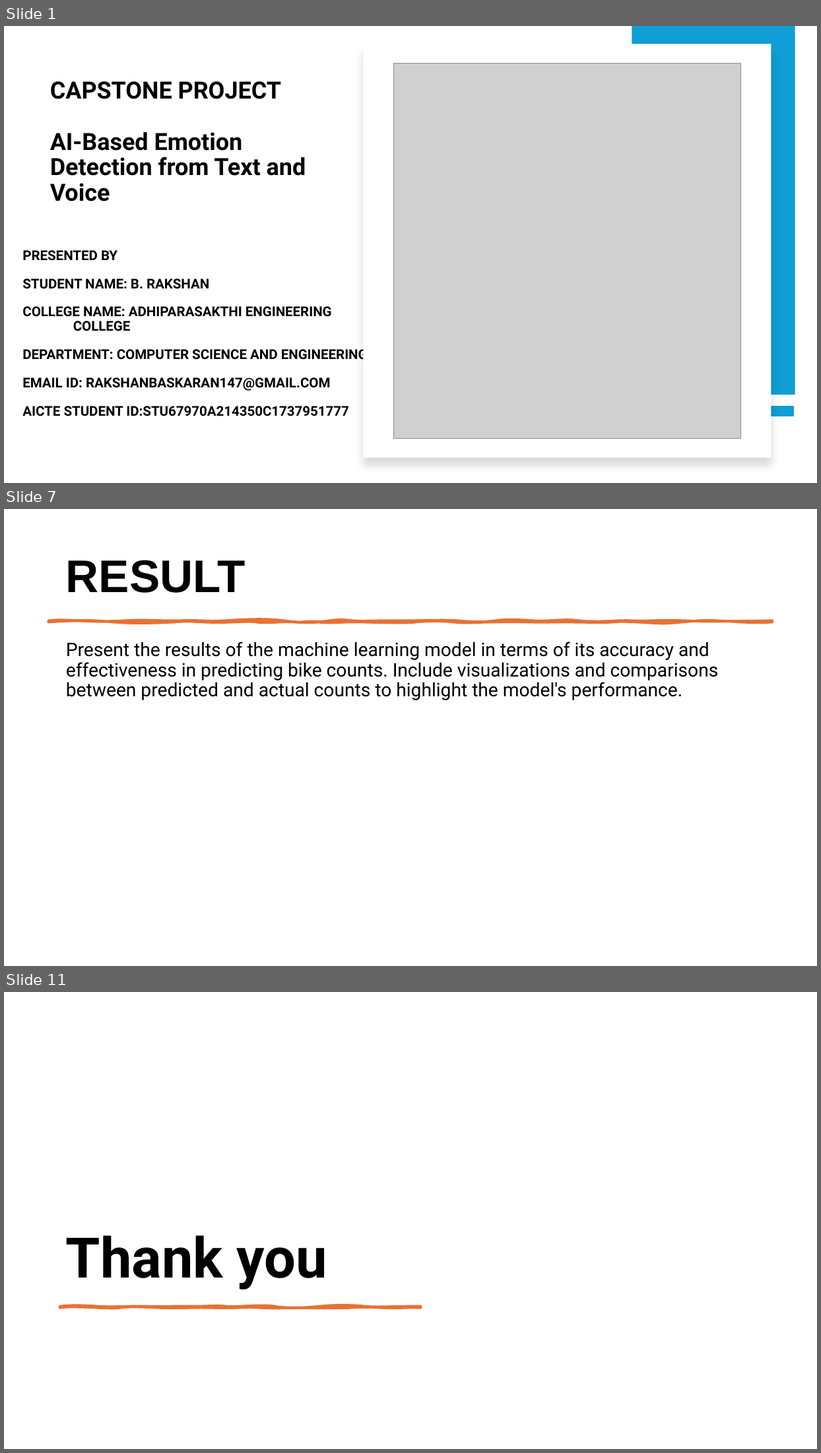
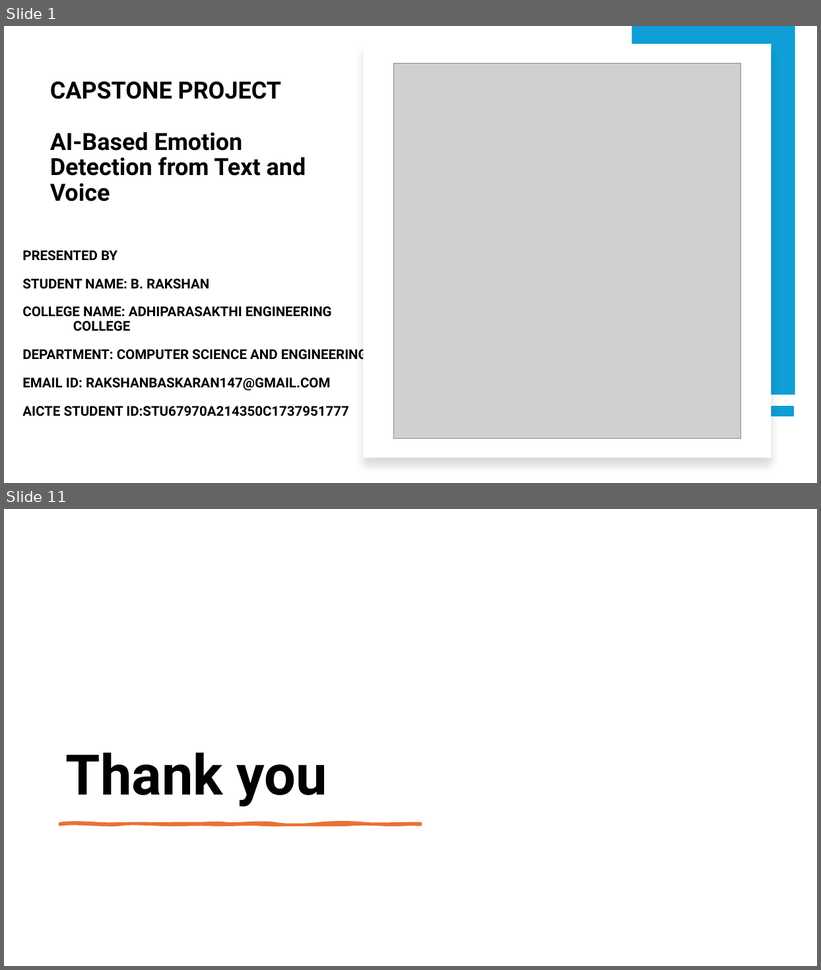
Before and after one commit to Rakshan1407/Edunet_Project, a slide deck: Project_ML.pptx. Shown one above the other, each under a label of ours: slides 1, 7 and 11 before the commit, slides 1 and 11 after it; the slides between them are not shown. The pictures are 821x1453 and 821x970 pixels, drawn with LibreOffice and Linux fonts; fonts in the diff are those of the drawing; grey boxes stand for pictures. Boxes give left, top, right and bottom in pixels: in the first picture for what was removed or moved away, otherwise in the second. Text is boxed around its words. In the diff, an @@ line names an element or a change of style, - is before the commit and + after.

```diff
--- a/Project_ML.pptx
+++ b/Project_ML.pptx
@@ slide 7 removed at [4,509,817,966], background #FFFFFF @@
@@ title removed at [66,560,246,593] @@
-RESULT
@@ freeform shape removed at [48,621,773,622] @@
@@ text removed at [66,642,719,700] @@
-Present the results of the machine learning model in terms of its accuracy and effectiveness in predicting bike counts. Include visualizations and comparisons between predicted and actual counts to highlight the model's performance.
```
Also in this commit, not shown: 7 slides changed, 2 slides added, 1 other slide removed.
